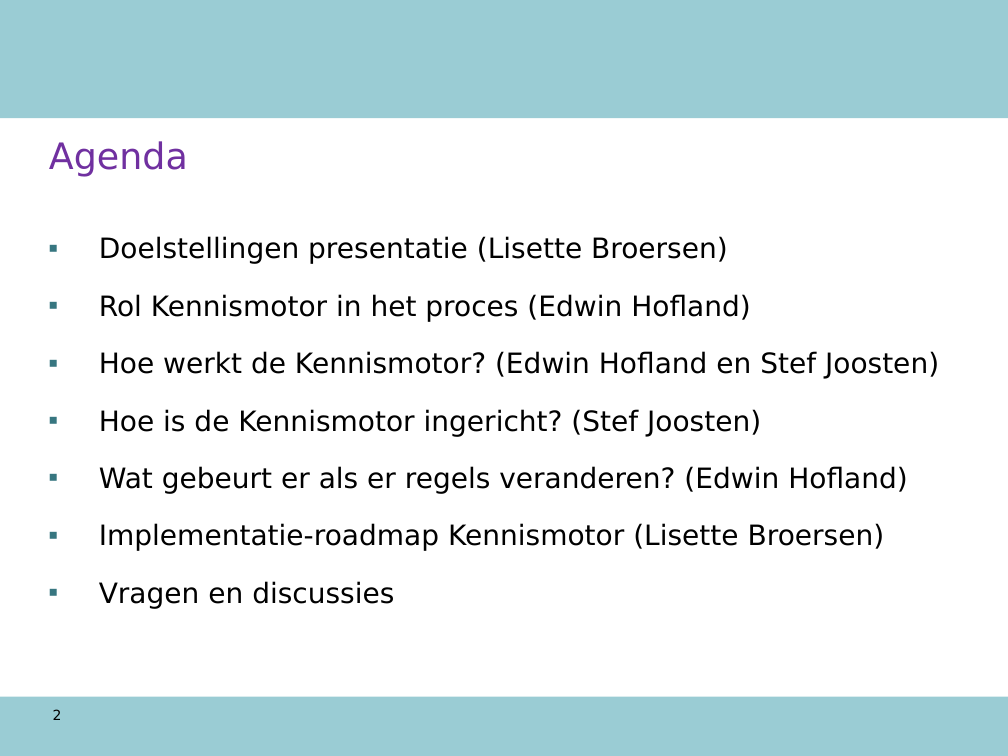
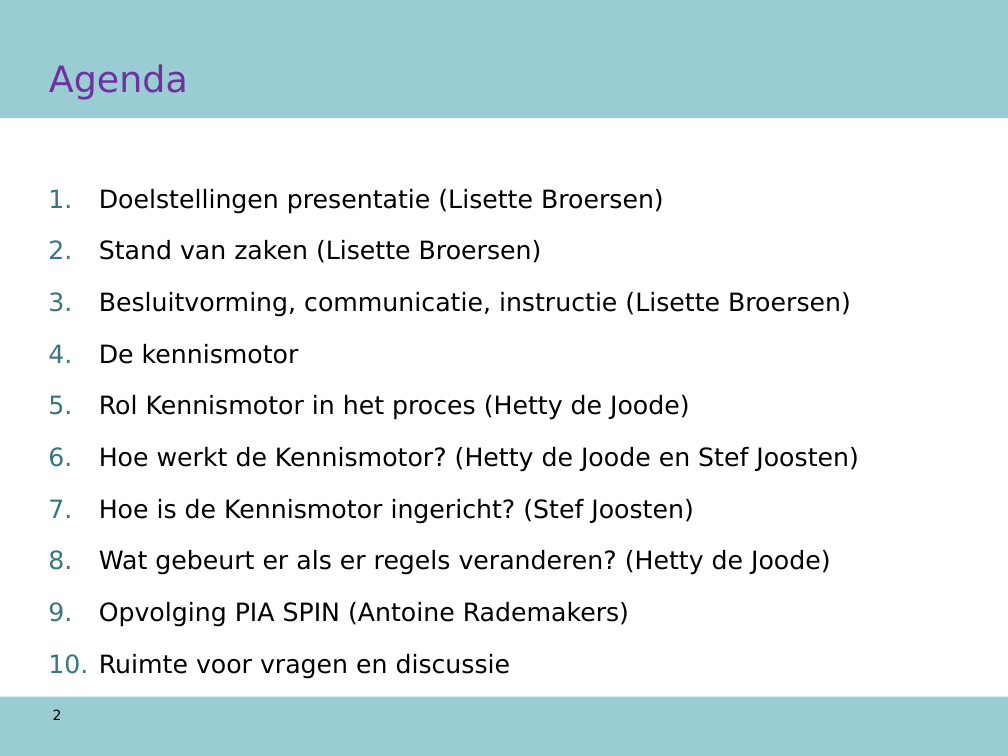
Before and after one commit to AmpersandTarski/ampersand-models, a slide deck: slide 2 of NVWA DTV/werkdocumenten/TO 12 augustus.ppt. Drawn at 1008x756 pixels with LibreOffice and Linux fonts; fonts in the diff are those of the drawing; background and template pictures are left out. Boxes give left, top, right and bottom in pixels: in the first picture for what was removed or moved away, otherwise in the second. Text is boxed around its words. In the diff, an @@ line names an element or a change of style, - is before the commit and + after.

```diff
--- a/NVWA DTV/werkdocumenten/TO 12 augustus.ppt
+++ b/NVWA DTV/werkdocumenten/TO 12 augustus.ppt
@@ title "Agenda": place and size @@
-title "Agenda" at bbox=[49, 141, 188, 176]
+title "Agenda" at bbox=[49, 64, 188, 100]
@@ text "Doelstellingen presentatie (Lisette Broersen)": place and size @@
-text "Doelstellingen presentatie (Lisette Broersen)" at bbox=[99, 236, 939, 609]
+text "Doelstellingen presentatie (Lisette Broersen)" at bbox=[99, 189, 859, 679]
@@ text at bbox=[99, 189, 694, 524]: size 20 to 18 pt in "Doelstellingen presentatie (Lisette Broersen)", "Hoe is de Kennismotor ingericht? (Stef Joosten)"; bullet ▪ to 1. @@
@@ text at bbox=[99, 240, 859, 472]: text changed; size 20 to 18 pt @@
-▪ Rol Kennismotor in het proces (Edwin Hofland)
-▪ Hoe werkt de Kennismotor? (Edwin Hofland en Stef Joosten)
+2. Stand van zaken (Lisette Broersen)
+3. Besluitvorming, communicatie, instructie (Lisette Broersen)
+4. De kennismotor
+5. Rol Kennismotor in het proces (Hetty de Joode)
+6. Hoe werkt de Kennismotor? (Hetty de Joode en Stef Joosten)
@@ text at bbox=[99, 550, 831, 679]: text changed; size 20 to 18 pt @@
-▪ Wat gebeurt er als er regels veranderen? (Edwin Hofland)
-▪ Implementatie-roadmap Kennismotor (Lisette Broersen)
-▪ Vragen en discussies
+8. Wat gebeurt er als er regels veranderen? (Hetty de Joode)
+9. Opvolging PIA SPIN (Antoine Rademakers)
+10. Ruimte voor vragen en discussie
```
Also in this commit, not shown: 11 other slides changed, 23 slides added, 6 slides removed, 4 other files.
